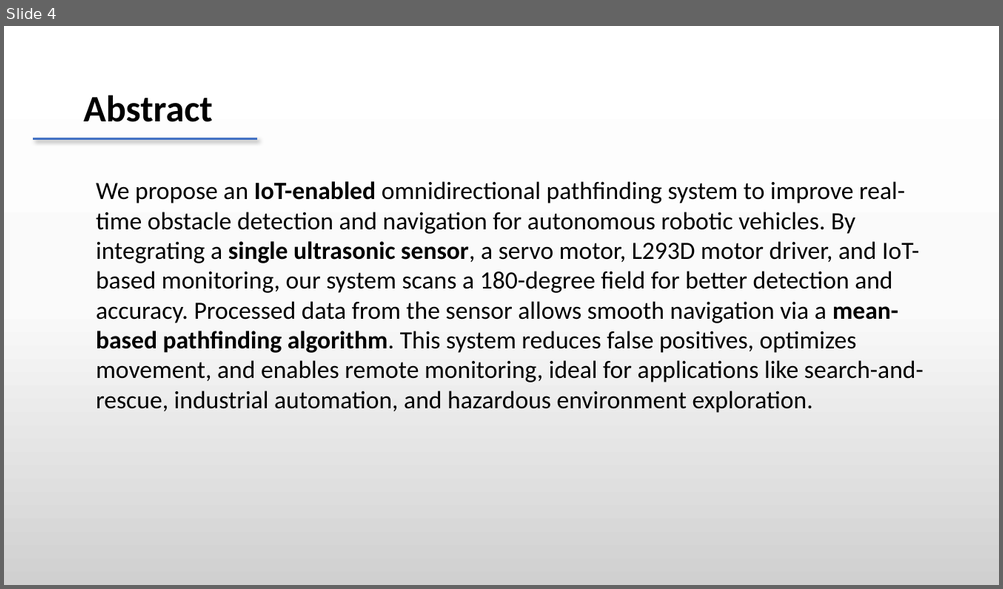
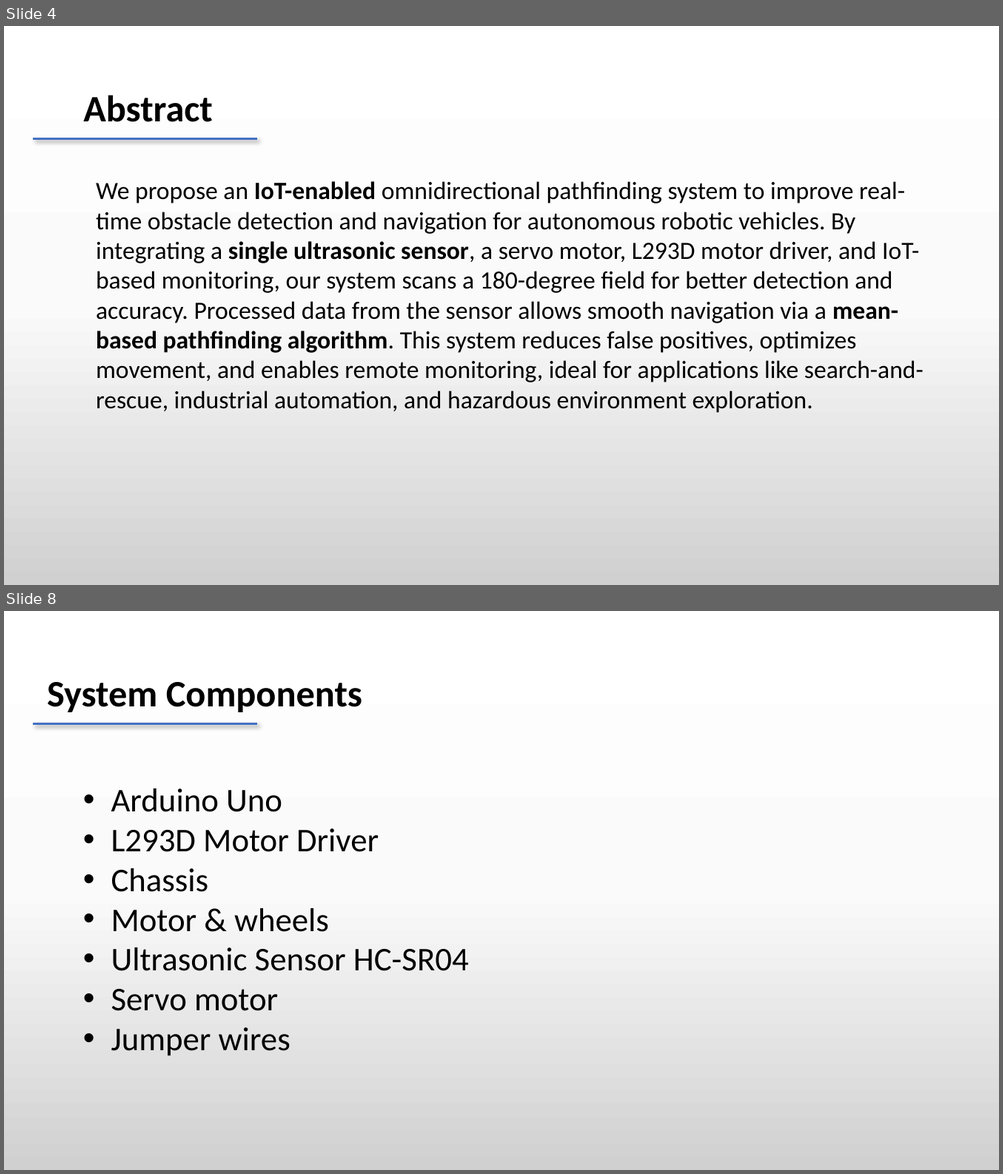
Before and after one commit to dheeraj78/project-4-2, a slide deck: Batch 8 .pptx. Shown one above the other, each under a label of ours: slide 4 before the commit, slides 4 and 8 after it; the slides between them are not shown. The pictures are 1003x589 and 1003x1174 pixels, drawn with LibreOffice and Linux fonts; fonts in the diff are those of the drawing. Boxes give left, top, right and bottom in pixels: in the first picture for what was removed or moved away, otherwise in the second. Text is boxed around its words. In the diff, an @@ line names an element or a change of style, - is before the commit and + after.

```diff
--- a/Batch 8 .pptx
+++ b/Batch 8 .pptx
@@ slide 8 added at [4, 611, 999, 1170], background gradient #FFFFFF to #FBFBFB to #D1D1D1 @@
@@ text added at [47, 682, 362, 712], 36 pt, text #000000, bold @@
+System Components
@@ line added from (33, 723) to (257, 723), #4472C4 2.25 pt @@
@@ text added at [111, 789, 469, 1056], 32 pt, text #000000 @@
+• Arduino Uno
+• L293D Motor Driver
+• Chassis
+• Motor & wheels
+• Ultrasonic Sensor HC-SR04
+• Servo motor
+• Jumper wires
```
Also in this commit, not shown: 1 slide changed, 12 other slides added, 1 slide removed.
